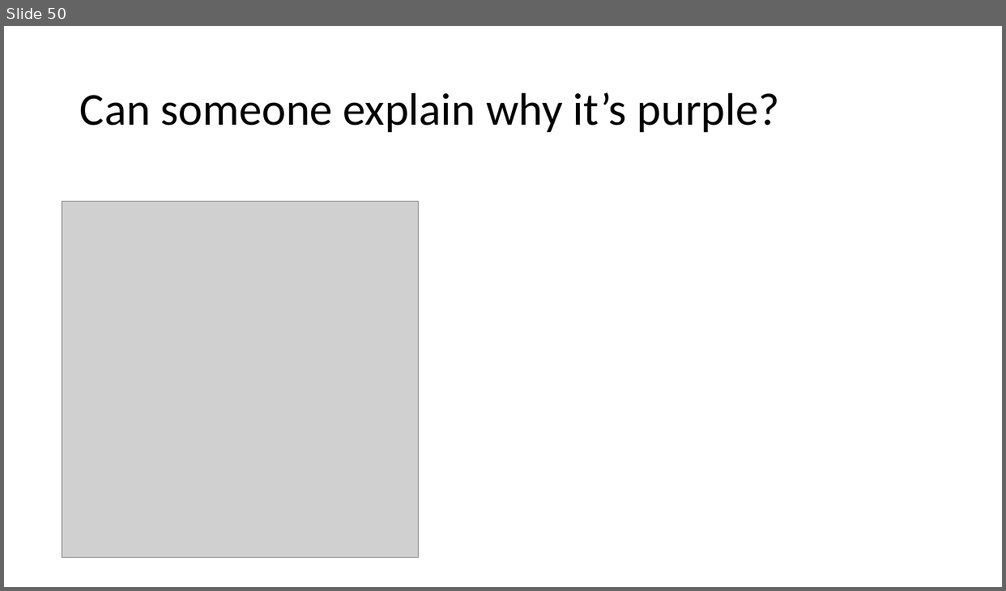
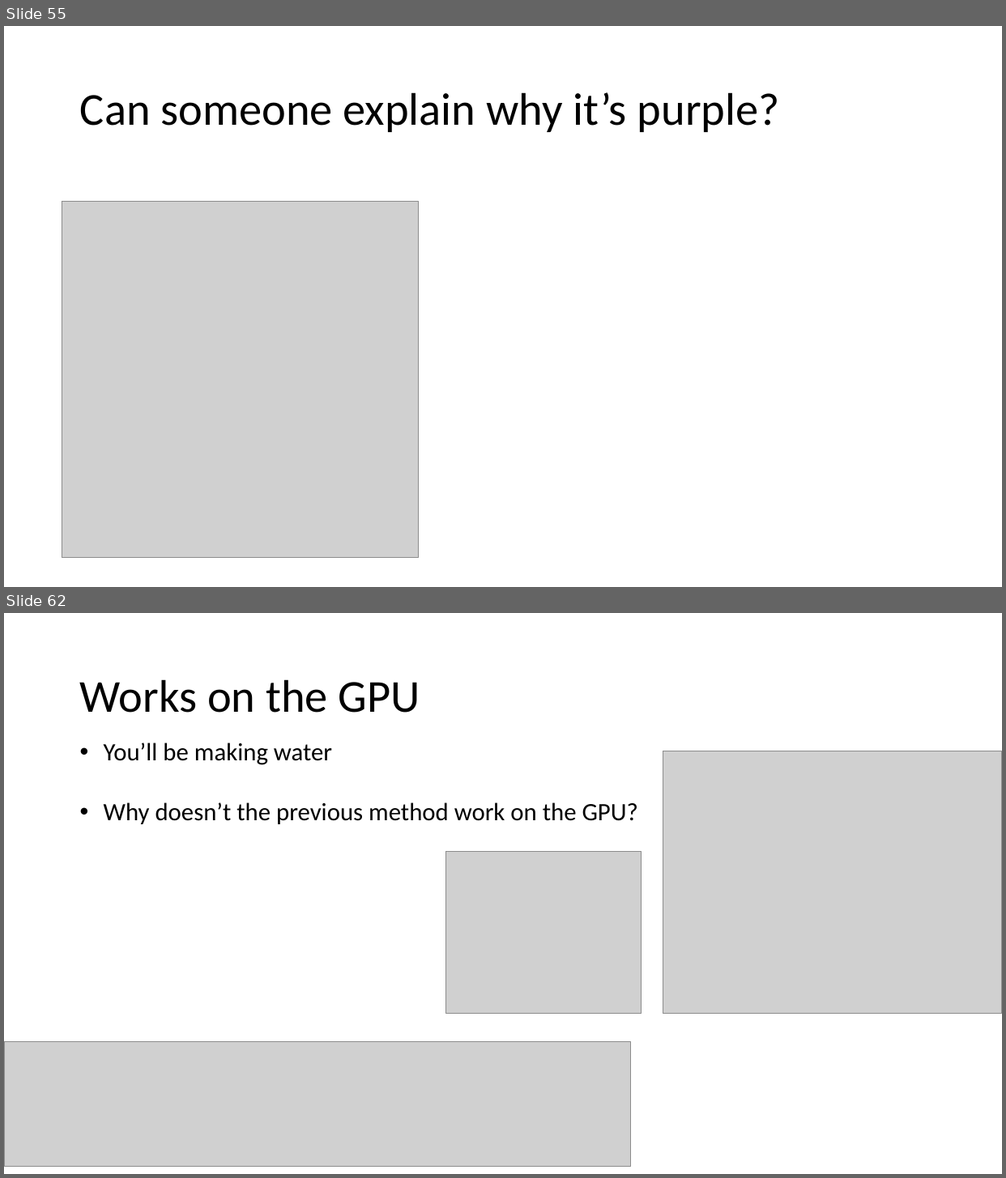
Before and after one commit to harveypekar/3dgraphics, a slide deck: course/3d_slides_w6.pptx. Shown one above the other, each under a label of ours: slide 50 before the commit, slides 55 and 62 after it; the slides between them are not shown. The pictures are 1006x591 and 1006x1178 pixels, drawn with LibreOffice and Linux fonts; fonts in the diff are those of the drawing; grey boxes stand for pictures. Boxes give left, top, right and bottom in pixels: in the first picture for what was removed or moved away, otherwise in the second. Text is boxed around its words. In the diff, an @@ line names an element or a change of style, - is before the commit and + after.

```diff
--- a/course/3d_slides_w6.pptx
+++ b/course/3d_slides_w6.pptx
@@ slide 62 added at <box>4,613,1002,1174</box>, background #FFFFFF @@
@@ title added at <box>80,679,420,713</box>, 44 pt, text #000000 @@
+Works on the GPU
@@ text added at <box>104,743,638,824</box>, 24 pt, text #000000 @@
+• You’ll be making water
+• Why doesn’t the previous method work on the GPU?
@@ picture added at <box>663,752,1002,1014</box> @@
@@ picture added at <box>446,852,641,1014</box> @@
@@ picture added at <box>4,1042,632,1167</box> @@
@@ what was slide 50 is now slide 55 @@
```
Also in this commit, not shown: 4 slides changed, 15 other slides added, 6 slides removed.
